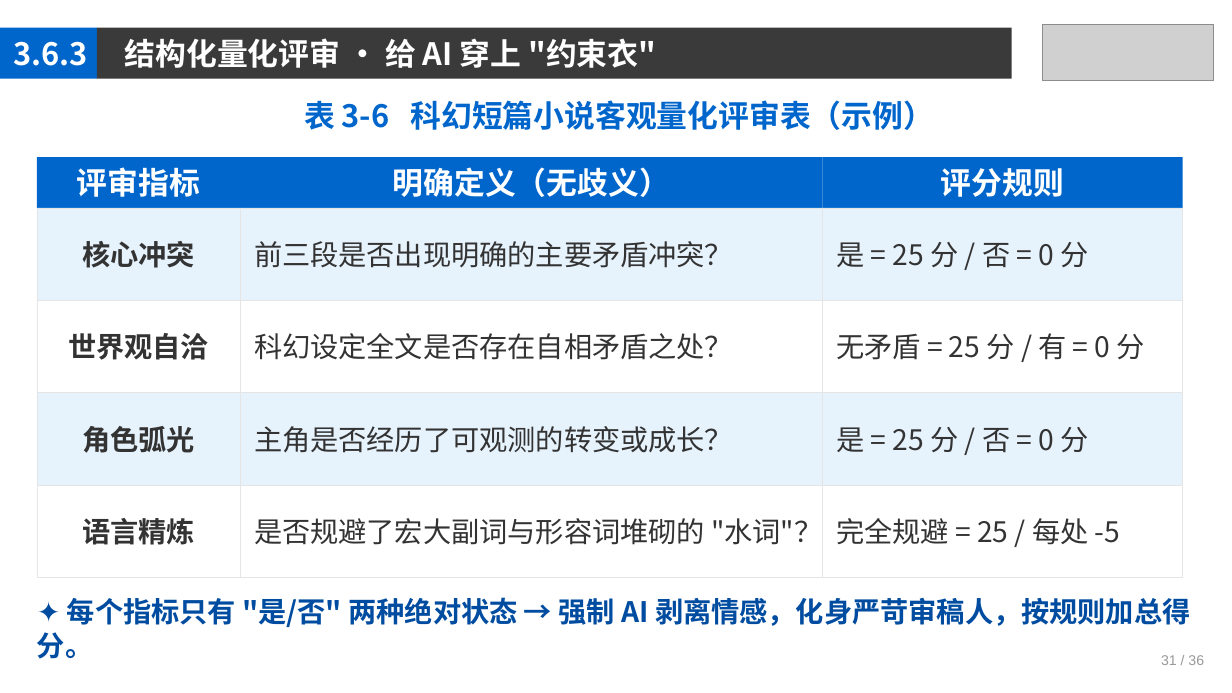
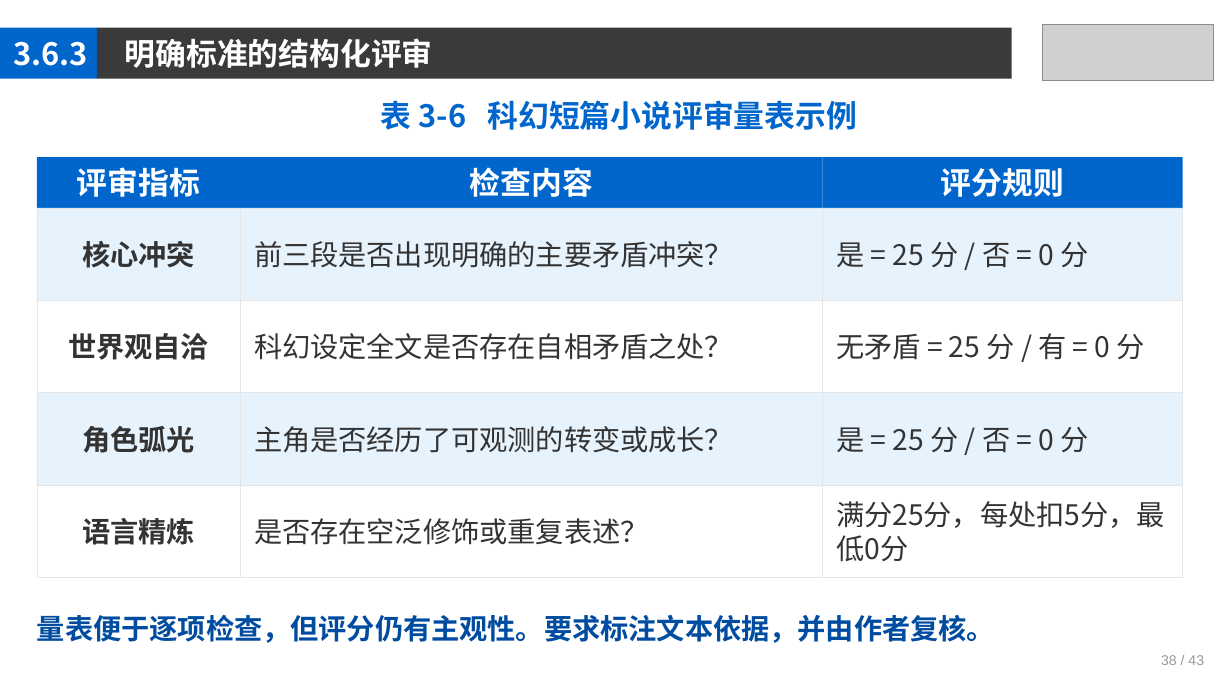
Before and after one commit to jpqiang/AIGC, a slide deck: slide 38 of 课件/第3章.pptx. Drawn at 1232x693 pixels with LibreOffice and Linux fonts; fonts in the diff are those of the drawing; grey boxes stand for pictures. Boxes give left, top, right and bottom in pixels: in the first picture for what was removed or moved away, otherwise in the second. Text is boxed around its words. In the diff, an @@ line names an element or a change of style, - is before the commit and + after.

```diff
--- a/课件/第3章.pptx
+++ b/课件/第3章.pptx
@@ text at <box>125,38,433,68</box>: text changed @@
-结构化量化评审 · 给 AI 穿上 "约束衣"
+明确标准的结构化评审
@@ text at <box>381,100,857,130</box>: text changed @@
-表 3-6 科幻短篇小说客观量化评审表（示例）
+表 3-6 科幻短篇小说评审量表示例
@@ text at <box>470,167,593,197</box>: text changed @@
-明确定义（无歧义）
+检查内容
@@ text at <box>836,501,1165,562</box>: text changed @@
-完全规避 = 25 / 每处 -5
+满分25分，每处扣5分，最低0分
@@ text at <box>254,518,649,545</box>: text changed @@
-是否规避了宏大副词与形容词堆砌的 "水词"？
+是否存在空泛修饰或重复表述？
@@ text at <box>37,615,995,643</box>: text changed @@
-✦ 每个指标只有 "是/否" 两种绝对状态 → 强制 AI 剥离情感，化身严苛审稿人，按规则加总得分。
+量表便于逐项检查，但评分仍有主观性。要求标注文本依据，并由作者复核。
@@ text at <box>1161,655,1204,665</box>: text changed @@
-31 / 36
+38 / 43
```
Also in this commit, not shown: 40 other slides changed, 1 other file.
